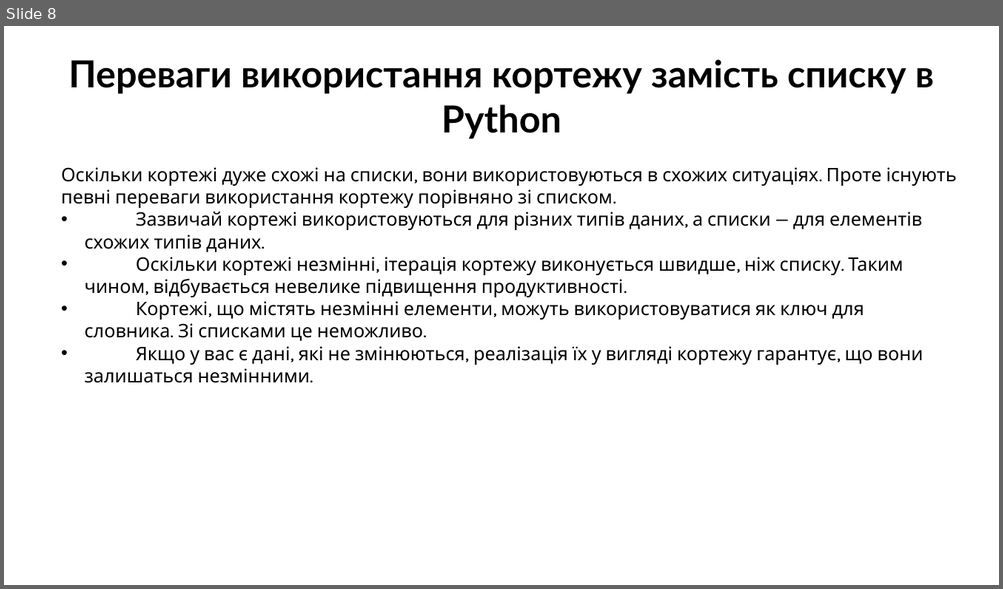
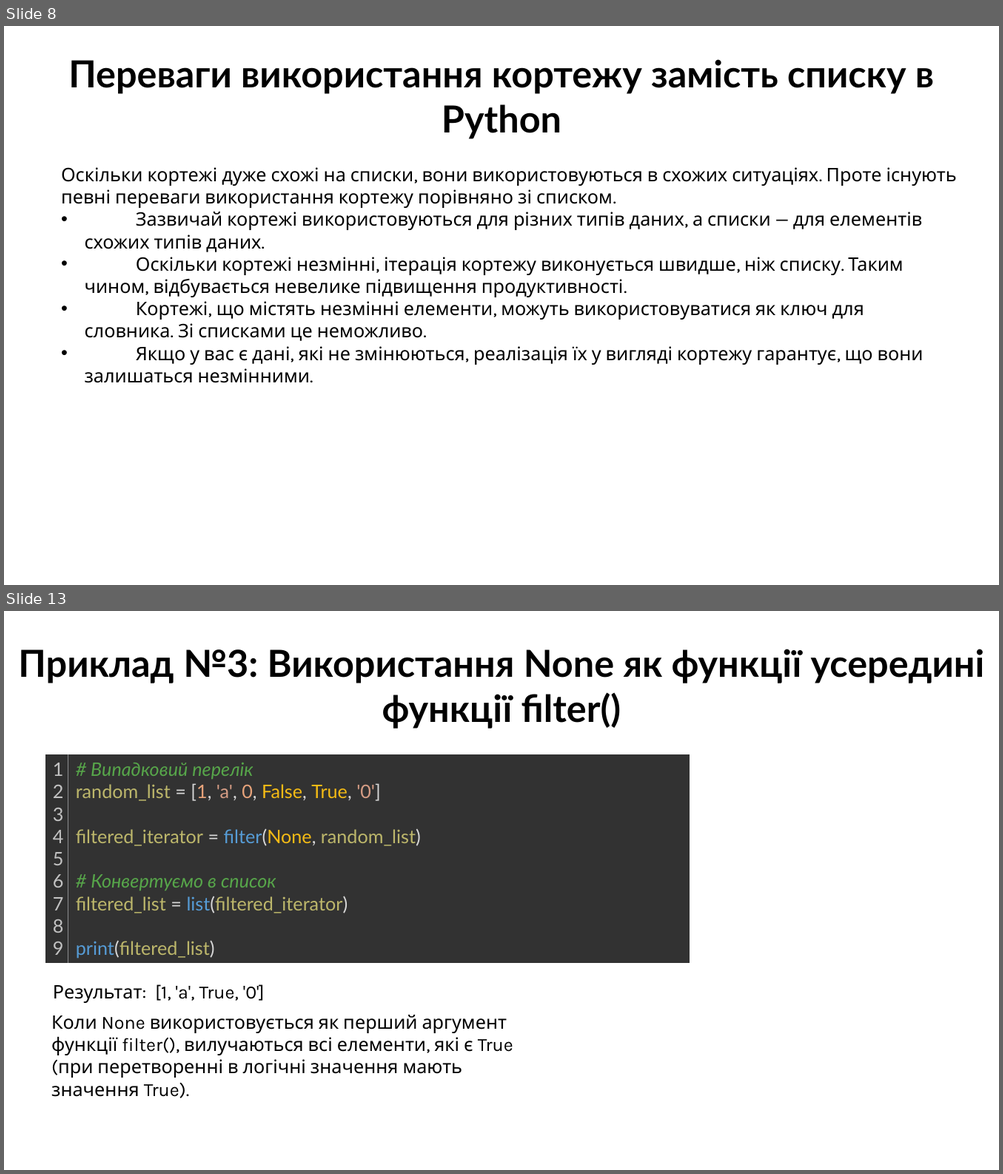
Before and after one commit to arg3ntuum/PythonCourse, a slide deck: Python Урок 10 Кортеж.pptx. Shown one above the other, each under a label of ours: slide 8 before the commit, slides 8 and 13 after it; the slides between them are not shown. The pictures are 1003x589 and 1003x1174 pixels, drawn with LibreOffice and Linux fonts; fonts in the diff are those of the drawing. Boxes give left, top, right and bottom in pixels: in the first picture for what was removed or moved away, otherwise in the second. Text is boxed around its words. In the diff, an @@ line names an element or a change of style, - is before the commit and + after.

```diff
--- a/Python Урок 10 Кортеж.pptx
+++ b/Python Урок 10 Кортеж.pptx
@@ slide 13 added at (x1=4, y1=611, x2=999, y2=1170), background #FFFFFF @@
@@ text added at (x1=18, y1=649, x2=984, y2=729), 36 pt, text #000000, bold @@
+Приклад №3: Використання None як функції усередині функції filter()
@@ table added at (x1=45, y1=755, x2=690, y2=963), 1 rows, 2 columns @@
+1 / 2 / 3 / 4 / 5 / 6 / 7 / 8 / 9 | # Випадковий перелік / random_list = [1, 'a', 0, False, True, '0'] / filtered_iterator = filter(None, random_list) / # Конвертуємо в список / filtered_list = list(filtered_iterator) / print(filtered_list)
@@ text added at (x1=53, y1=985, x2=264, y2=1003), 18 pt, text #000000 @@
+Результат: [1, 'a', True, '0']
@@ text added at (x1=51, y1=1015, x2=513, y2=1078), 18 pt, text #000000 @@
+Коли None використовується як перший аргумент функції filter(), вилучаються всі елементи, які є True (при перетворенні в логічні значення мають значення True).
```
Also in this commit, not shown: 4 other slides added, 6 other files.
